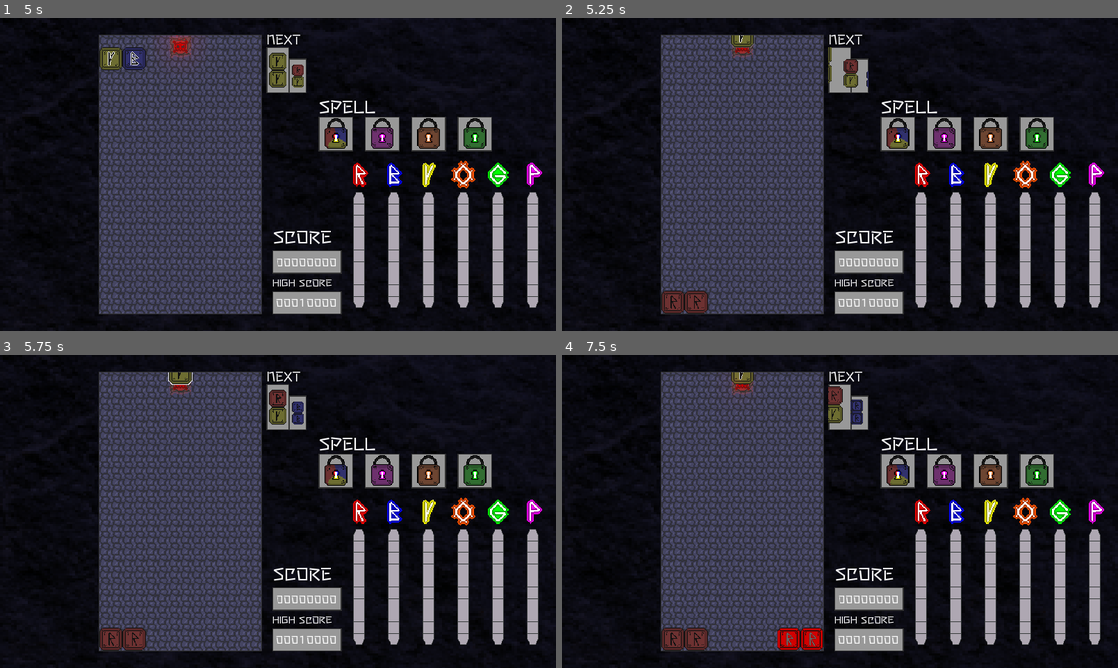
Above: before the commit, frames 1-4 (two rows, left to right).
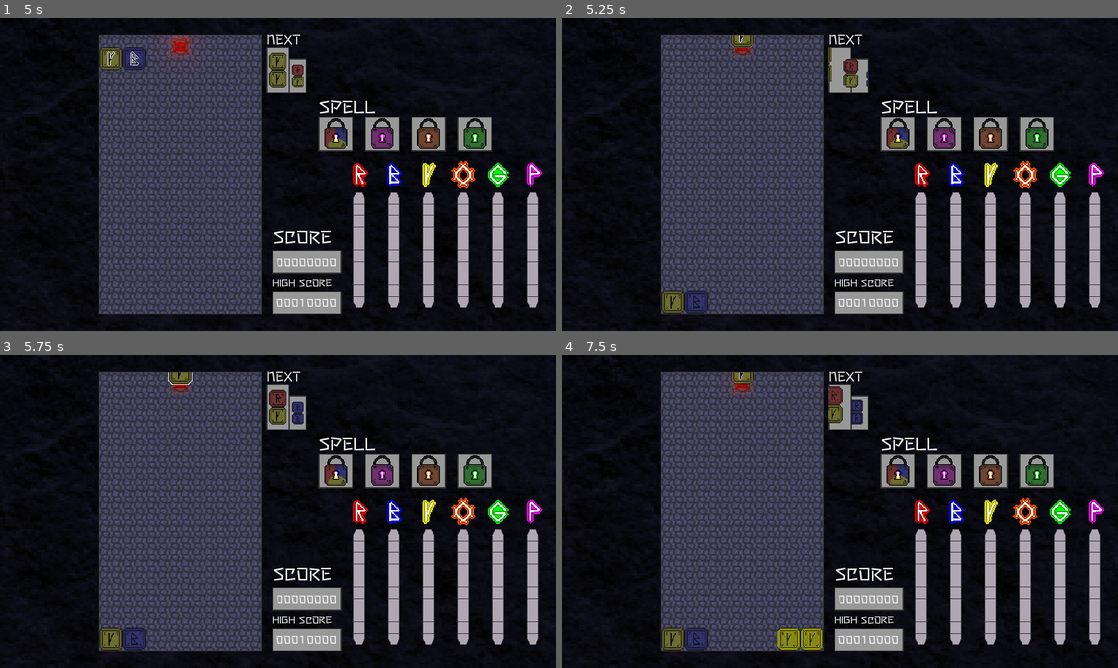
Above: after the commit, the same moments.

Repository: dreamblader/rune_ruckus
Game: Godot game, scene res://game_scene.tscn
Same seed, same stepped clock (60 frames per second), same inputs: the game is played once before the commit and once after it.
Inputs:
- Up to frame 1 (5 s): tap Enter (ui_accept) at 0.5, 0.77, 1.25, 1.52, 2, 3.02, 3.77, 4.52 s; hold Right (ui_right) 0.53-1.28 s; hold S (drop) 0.53-1.28 s; hold Down (ui_down) 1.28-2.03 s; tap A (rotate_l) at 1.35 s; hold D (rotate_r) 2.03-2.78 s; hold Right (ui_right) 2.03-3.53 s; tap S (drop) at 2.85 s; hold A (rotate_l) 3.53-4.28 s; hold Left (ui_left) from 3.53 s (still down); tap D (rotate_r) at 4.35 s
- Up to frame 2 (5.25 s): release Left (ui_left) at 5.03 s; hold Down (ui_down) from 5.03 s (still down); hold S (drop) from 5.03 s (still down)
- Up to frame 3 (5.75 s): keep holding Down (ui_down); keep holding S (drop)
- Up to frame 4 (7.5 s): release Down (ui_down) at 5.78 s; release S (drop) at 5.78 s; hold Right (ui_right) from 5.78 s (still down); tap A (rotate_l) at 5.85 s; tap Enter (ui_accept) at 6.02, 6.77 s; hold D (rotate_r) 6.53-7.28 s; tap S (drop) at 7.35 s

Frame 1 is identical in both runs. In frame 2, 0.5% of the frame differs, in the area x 18-27%, y 87-95%; in frame 3, 0.5%; in frame 4, 0.9%, in the area x 18-47%, y 87-95%.

Commit message:
fix: enabled setget from rune (disabled for test purposes)

Diff:
--- a/runes/rune_script.gd
+++ b/runes/rune_script.gd
@@ -13,7 +13,7 @@
 export (SpriteFrames) var purple_rune
 export (SpriteFrames) var orange_rune
 
-export (COLOR) var color = COLOR.RED #setget set_color
+export (COLOR) var color = COLOR.RED setget set_color
 
 var chains: Array = [[],[]]
 
